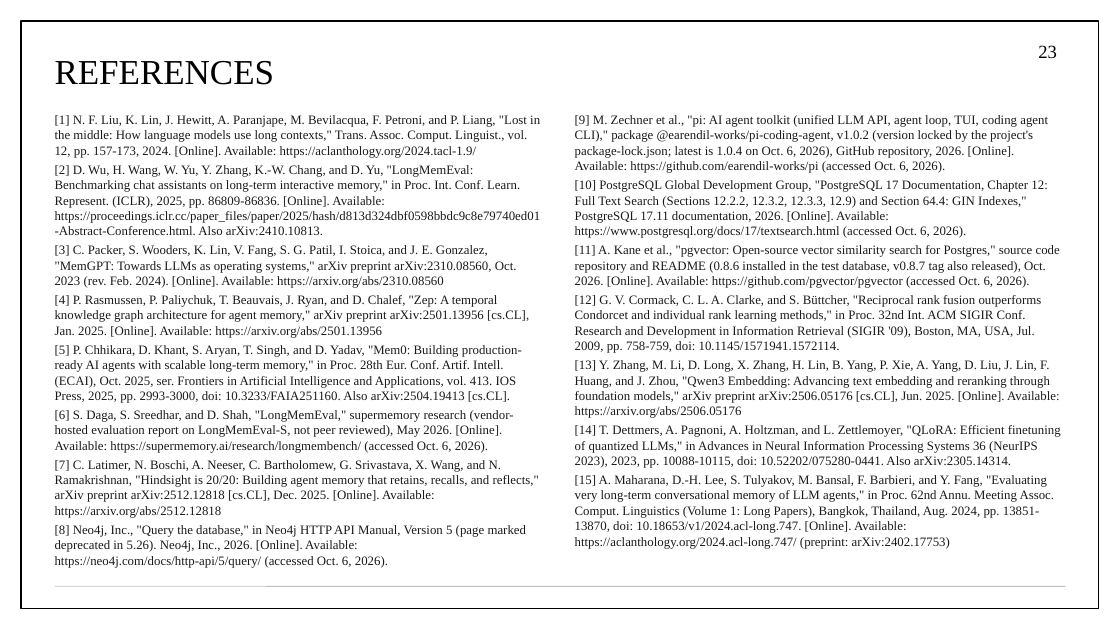
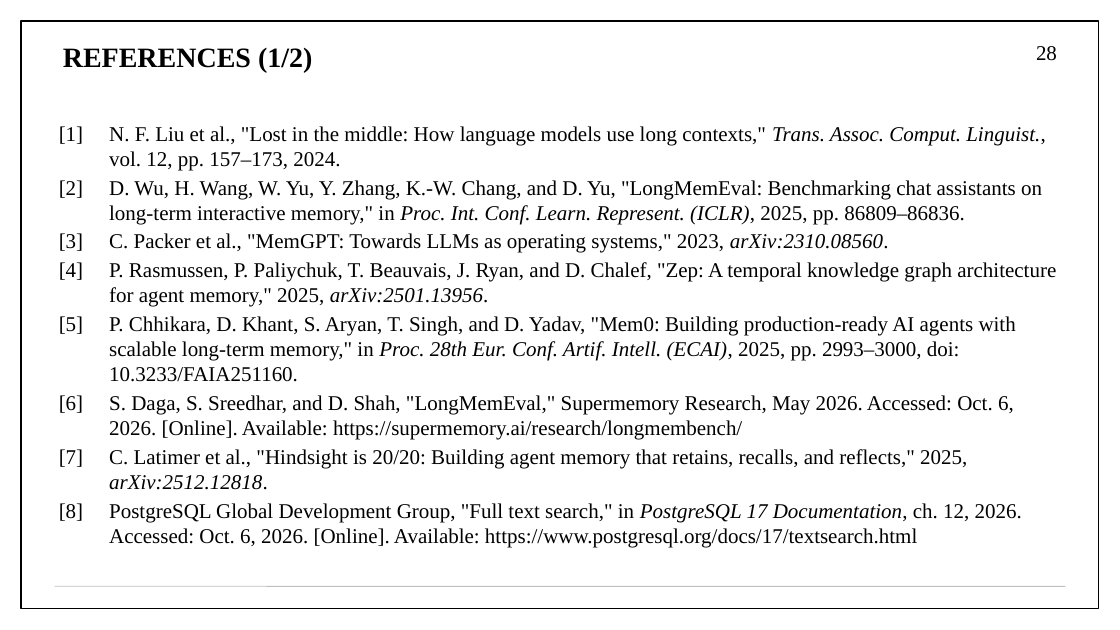
Before and after one commit to aryaniyaps/sdp-2026, a slide deck: slide 28 of P1_R2_13.pptx (slide 23 before the commit). Drawn at 1120x630 pixels with LibreOffice and Linux fonts; fonts in the diff are those of the drawing. Boxes give left, top, right and bottom in pixels: in the first picture for what was removed or moved away, otherwise in the second. Text is boxed around its words. In the diff, an @@ line names an element or a change of style, - is before the commit and + after.

```diff
--- a/P1_R2_13.pptx
+++ b/P1_R2_13.pptx
@@ title "REFERENCES (1/2)" at (x1=63, y1=48, x2=312, y2=72): vertical alignment middle to top @@
@@ title at (x1=63, y1=48, x2=312, y2=72): text changed; size 30 to 24 pt; bold on @@
-REFERENCES
+REFERENCES (1/2)
@@ page number at (x1=1036, y1=46, x2=1057, y2=61): text changed; size 16 to 18 pt @@
-23
+28
@@ text removed at (x1=575, y1=115, x2=1061, y2=549) @@
-[9] M. Zechner et al., "pi: AI agent toolkit (unified LLM API, agent loop, TUI, coding agent CLI)," package @earendil-works/pi-coding-agent, v1.0.2 (version locked by the project's package-lock.json; latest is 1.0.4 on Oct. 6, 2026), GitHub repository, 2026. [Online]. Available: https://github.com/earendil-works/pi (accessed Oct. 6, 2026).
-[10] PostgreSQL Global Development Group, "PostgreSQL 17 Documentation, Chapter 12: Full Text Search (Sections 12.2.2, 12.3.2, 12.3.3, 12.9) and Section 64.4: GIN Indexes," PostgreSQL 17.11 documentation, 2026. [Online]. Available: https://www.postgresql.org/docs/17/textsearch.html (accessed Oct. 6, 2026).
-[11] A. Kane et al., "pgvector: Open-source vector similarity search for Postgres," source code repository and README (0.8.6 installed in the test database, v0.8.7 tag also released), Oct. 2026. [Online]. Available: https://github.com/pgvector/pgvector (accessed Oct. 6, 2026).
-[12] G. V. Cormack, C. L. A. Clarke, and S. Büttcher, "Reciprocal rank fusion outperforms Condorcet and individual rank learning methods," in Proc. 32nd Int. ACM SIGIR Conf. Research and Development in Information Retrieval (SIGIR '09), Boston, MA, USA, Jul. 2009, pp. 758-759, doi: 10.1145/1571941.1572114.
-[13] Y. Zhang, M. Li, D. Long, X. Zhang, H. Lin, B. Yang, P. Xie, A. Yang, D. Liu, J. Lin, F. Huang, and J. Zhou, "Qwen3 Embedding: Advancing text embedding and reranking through foundation models," arXiv preprint arXiv:2506.05176 [cs.CL], Jun. 2025. [Online]. Available: https://arxiv.org/abs/2506.05176
-[14] T. Dettmers, A. Pagnoni, A. Holtzman, and L. Zettlemoyer, "QLoRA: Efficient finetuning of quantized LLMs," in Advances in Neural Information Processing Systems 36 (NeurIPS 2023), 2023, pp. 10088-10115, doi: 10.52202/075280-0441. Also arXiv:2305.14314.
-[15] A. Maharana, D.-H. Lee, S. Tulyakov, M. Bansal, F. Barbieri, and Y. Fang, "Evaluating very long-term conversational memory of LLM agents," in Proc. 62nd Annu. Meeting Assoc. Comput. Linguistics (Volume 1: Long Papers), Bangkok, Thailand, Aug. 2024, pp. 13851-13870, doi: 10.18653/v1/2024.acl-long.747. [Online]. Available: https://aclanthology.org/2024.acl-long.747/ (preprint: arXiv:2402.17753)
@@ text at (x1=59, y1=126, x2=1056, y2=548): text changed; size 11 to 18 pt; text colour #1A1A1A to #000000 @@
-[1] N. F. Liu, K. Lin, J. Hewitt, A. Paranjape, M. Bevilacqua, F. Petroni, and P. Liang, "Lost in the middle: How language models use long contexts," Trans. Assoc. Comput. Linguist., vol. 12, pp. 157-173, 2024. [Online]. Available: https://aclanthology.org/2024.tacl-1.9/
-[2] D. Wu, H. Wang, W. Yu, Y. Zhang, K.-W. Chang, and D. Yu, "LongMemEval: Benchmarking chat assistants on long-term interactive memory," in Proc. Int. Conf. Learn. Represent. (ICLR), 2025, pp. 86809-86836. [Online]. Available: https://proceedings.iclr.cc/paper_files/paper/2025/hash/d813d324dbf0598bbdc9c8e79740ed01-Abstract-Conference.html. Also arXiv:2410.10813.
-[3] C. Packer, S. Wooders, K. Lin, V. Fang, S. G. Patil, I. Stoica, and J. E. Gonzalez, "MemGPT: Towards LLMs as operating systems," arXiv preprint arXiv:2310.08560, Oct. 2023 (rev. Feb. 2024). [Online]. Available: https://arxiv.org/abs/2310.08560
-[4] P. Rasmussen, P. Paliychuk, T. Beauvais, J. Ryan, and D. Chalef, "Zep: A temporal knowledge graph architecture for agent memory," arXiv preprint arXiv:2501.13956 [cs.CL], Jan. 2025. [Online]. Available: https://arxiv.org/abs/2501.13956
-[5] P. Chhikara, D. Khant, S. Aryan, T. Singh, and D. Yadav, "Mem0: Building production-ready AI agents with scalable long-term memory," in Proc. 28th Eur. Conf. Artif. Intell. (ECAI), Oct. 2025, ser. Frontiers in Artificial Intelligence and Applications, vol. 413. IOS Press, 2025, pp. 2993-3000, doi: 10.3233/FAIA251160. Also arXiv:2504.19413 [cs.CL].
-[6] S. Daga, S. Sreedhar, and D. Shah, "LongMemEval," supermemory research (vendor-hosted evaluation report on LongMemEval-S, not peer reviewed), May 2026. [Online]. Available: https://supermemory.ai/research/longmembench/ (accessed Oct. 6, 2026).
-[7] C. Latimer, N. Boschi, A. Neeser, C. Bartholomew, G. Srivastava, X. Wang, and N. Ramakrishnan, "Hindsight is 20/20: Building agent memory that retains, recalls, and reflects," arXiv preprint arXiv:2512.12818 [cs.CL], Dec. 2025. [Online]. Available: https://arxiv.org/abs/2512.12818
-[8] Neo4j, Inc., "Query the database," in Neo4j HTTP API Manual, Version 5 (page marked deprecated in 5.26). Neo4j, Inc., 2026. [Online]. Available: https://neo4j.com/docs/http-api/5/query/ (accessed Oct. 6, 2026).
+[1] N. F. Liu et al., "Lost in the middle: How language models use long contexts," Trans. Assoc. Comput. Linguist., vol. 12, pp. 157–173, 2024.
+[2] D. Wu, H. Wang, W. Yu, Y. Zhang, K.-W. Chang, and D. Yu, "LongMemEval: Benchmarking chat assistants on long-term interactive memory," in Proc. Int. Conf. Learn. Represent. (ICLR), 2025, pp. 86809–86836.
+[3] C. Packer et al., "MemGPT: Towards LLMs as operating systems," 2023, arXiv:2310.08560.
+[4] P. Rasmussen, P. Paliychuk, T. Beauvais, J. Ryan, and D. Chalef, "Zep: A temporal knowledge graph architecture for agent memory," 2025, arXiv:2501.13956.
+[5] P. Chhikara, D. Khant, S. Aryan, T. Singh, and D. Yadav, "Mem0: Building production-ready AI agents with scalable long-term memory," in Proc. 28th Eur. Conf. Artif. Intell. (ECAI), 2025, pp. 2993–3000, doi: 10.3233/FAIA251160.
+[6] S. Daga, S. Sreedhar, and D. Shah, "LongMemEval," Supermemory Research, May 2026. Accessed: Oct. 6, 2026. [Online]. Available: https://supermemory.ai/research/longmembench/
+[7] C. Latimer et al., "Hindsight is 20/20: Building agent memory that retains, recalls, and reflects," 2025, arXiv:2512.12818.
+[8] PostgreSQL Global Development Group, "Full text search," in PostgreSQL 17 Documentation, ch. 12, 2026. Accessed: Oct. 6, 2026. [Online]. Available: https://www.postgresql.org/docs/17/textsearch.html
```
Also in this commit, not shown: 13 other slides changed, 15 slides added, 9 slides removed, 11 other files.
